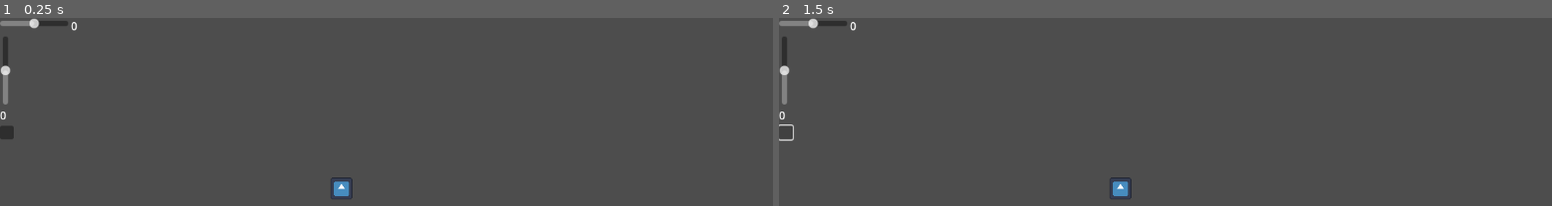
Above: before the commit, frames 1-2 (left to right).
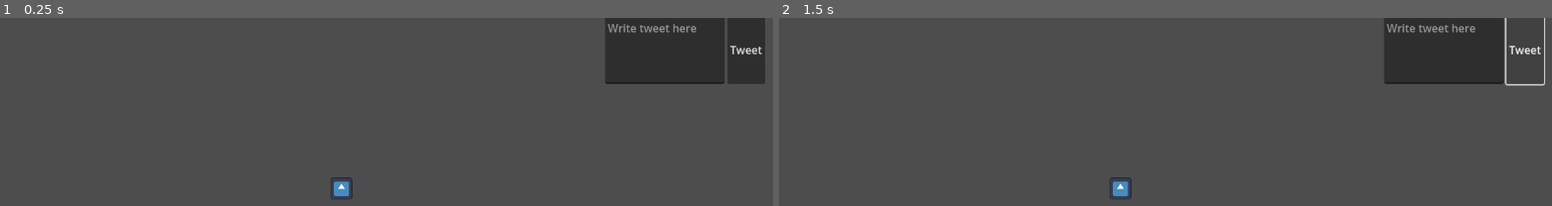
Above: after the commit, the same moments.

Repository: loiveli/FGJ2025
Game: Godot game, scene res://Root.tscn
The game is run twice, just before and just after one commit, with the same random seed, the same clock (stepped at 60 frames per second) and the same inputs. The engine's default icon, where the game draws it, is replaced by a stand-in: a white triangle on a blue panel in a dark square.
Inputs (mouse positions are in pixels of both pictures, inside the frame that each line leads up to; where the layout moved, square brackets give the same spot in the first picture):
- Up to frame 1 (0.25 s): no input
- Up to frame 2 (1.5 s): click (1528, 49) [786, 132] at 0.5 s; click (1528, 49) [786, 132] at 1.25 s

The runs differ from the first frame. In frame 1, 7.6% of the frame differs, in the area x 0-99%, y 0-65%; in frame 2, 6.1%.

Commit message:
Updates to movement and stuff

Diff:
--- a/Root.tscn
+++ b/Root.tscn
@@ -1,72 +1,48 @@
-[gd_scene load_steps=6 format=3 uid="uid://bponl4tqx263q"]
+[gd_scene load_steps=4 format=3 uid="uid://bponl4tqx263q"]
 
 [ext_resource type="Texture2D" uid="uid://bpabpnwc0e5yf" path="res://icon.svg" id="1_1ctoo"]
 [ext_resource type="Script" path="res://player.gd" id="2_43n2e"]
-[ext_resource type="Script" path="res://button.gd" id="3_jvblk"]
-[ext_resource type="Script" path="res://label.gd" id="3_wmvpq"]
-[ext_resource type="Script" path="res://y_label.gd" id="4_rtpqk"]
+
+[sub_resource type="CircleShape2D" id="CircleShape2D_8g1rm"]
+radius = 53.0094
 
 [node name="Node2D" type="Node2D"]
 
-[node name="Player" type="RigidBody2D" parent="."]
+[node name="Player" type="CharacterBody2D" parent="."]
 position = Vector2(500, 250)
-gravity_scale = 0.0
-linear_damp = 25.0
-angular_damp = 25.0
 script = ExtResource("2_43n2e")
 
-[node name="Sprite2D" type="Sprite2D" parent="Player"]
+[node name="PlayerSprite" type="Sprite2D" parent="Player"]
 scale = Vector2(0.25, 0.25)
 texture = ExtResource("1_1ctoo")
 
-[node name="CollisionPolygon2D" type="CollisionPolygon2D" parent="Player"]
+[node name="PlayerCollider" type="CollisionPolygon2D" parent="Player"]
 scale = Vector2(0.25, 0.25)
 polygon = PackedVector2Array(59.1, -64, -59, -64, -63.8, -59, -64, 61, -60.3, 64, 59.6, 64, 63.9, 59, 64, -61.1)
 
-[node name="GridContainer" type="GridContainer" parent="."]
-offset_right = 100.0
-offset_bottom = 120.0
+[node name="DebugUI" type="GridContainer" parent="."]
+offset_left = 886.0
+offset_top = -3.0
+offset_right = 1154.0
+offset_bottom = 653.0
 size_flags_horizontal = 3
 size_flags_vertical = 3
 
-[node name="HBoxContainer" type="HBoxContainer" parent="GridContainer"]
+[node name="HBoxContainer" type="HBoxContainer" parent="DebugUI"]
 layout_mode = 2
 
-[node name="HSlider" type="HSlider" parent="GridContainer/HBoxContainer"]
-custom_minimum_size = Vector2(100, 0)
+[node name="TextEdit" type="TextEdit" parent="DebugUI/HBoxContainer"]
+custom_minimum_size = Vector2(175, 100)
 layout_mode = 2
-min_value = -1.0
-max_value = 1.0
-step = 0.1
+placeholder_text = "Write tweet here"
 
-[node name="XLabel" type="Label" parent="GridContainer/HBoxContainer"]
+[node name="Button" type="Button" parent="DebugUI/HBoxContainer"]
+custom_minimum_size = Vector2(25, 0)
 layout_mode = 2
-script = ExtResource("3_wmvpq")
+text = "Tweet"
 
-[node name="VBoxContainer" type="VBoxContainer" parent="GridContainer"]
-layout_mode = 2
+[node name="Bubble2" type="StaticBody2D" parent="."]
 
-[node name="VSlider" type="VSlider" parent="GridContainer/VBoxContainer"]
-custom_minimum_size = Vector2(0, 100)
-layout_mode = 2
-min_value = -1.0
-max_value = 1.0
-step = 0.1
-
-[node name="YLabel" type="Label" parent="GridContainer/VBoxContainer"]
-layout_mode = 2
-size_flags_horizontal = 0
-script = ExtResource("4_rtpqk")
-
-[node name="Button" type="Button" parent="GridContainer/VBoxContainer"]
-custom_minimum_size = Vector2(20, 20)
-layout_mode = 2
-size_flags_horizontal = 0
-script = ExtResource("3_jvblk")
-
-[connection signal="value_changed" from="GridContainer/HBoxContainer/HSlider" to="GridContainer/VBoxContainer/Button" method="_on_h_slider_value_changed"]
-[connection signal="value_changed" from="GridContainer/HBoxContainer/HSlider" to="GridContainer/HBoxContainer/XLabel" method="_on_h_slider_value_changed"]
-[connection signal="value_changed" from="GridContainer/VBoxContainer/VSlider" to="GridContainer/VBoxContainer/Button" method="_on_v_slider_value_changed"]
-[connection signal="value_changed" from="GridContainer/VBoxContainer/VSlider" to="GridContainer/VBoxContainer/YLabel" method="_on_v_slider_value_changed"]
-[connection signal="pressed" from="GridContainer/VBoxContainer/Button" to="GridContainer/VBoxContainer/Button" method="_on_pressed"]
-[connection signal="send_impulse" from="GridContainer/VBoxContainer/Button" to="Player" method="_on_button_send_impulse"]
+[node name="BubbleCollider" type="CollisionShape2D" parent="Bubble2"]
+position = Vector2(522, 49)
+shape = SubResource("CircleShape2D_8g1rm")
--- a/button.gd
+++ b/button.gd
@@ -14,4 +14,4 @@
 
 
 func _on_pressed() -> void:
-	send_impulse.emit(Vector2(xSpeed,-ySpeed)*500)
+	send_impulse.emit(Vector2(xSpeed,-ySpeed)*50)
--- a/player.gd
+++ b/player.gd
@@ -1,13 +1,22 @@
-extends RigidBody2D
+extends CharacterBody2D
 
 var targetPosition: Vector2 = position
-
+const speed: int = 25
 
 
 func _on_button_send_impulse(impulseVector:Vector2) -> void:
-    targetPosition = position + impulseVector
+	targetPosition = position + impulseVector
 
 
 func _process(delta: float) -> void:
-    if (position - targetPosition).length() >10:
-        position += position.direction_to(targetPosition)*25*delta
+	if (position - targetPosition).length()>speed*delta:
+		var move = move_and_collide(position.direction_to(targetPosition)*speed*delta)
+		if move:
+			print(move)
+		queue_redraw()
+	else:
+		position = targetPosition
+
+
+func _draw():
+	draw_circle((targetPosition-global_position), 10, Color("BLUE"))
